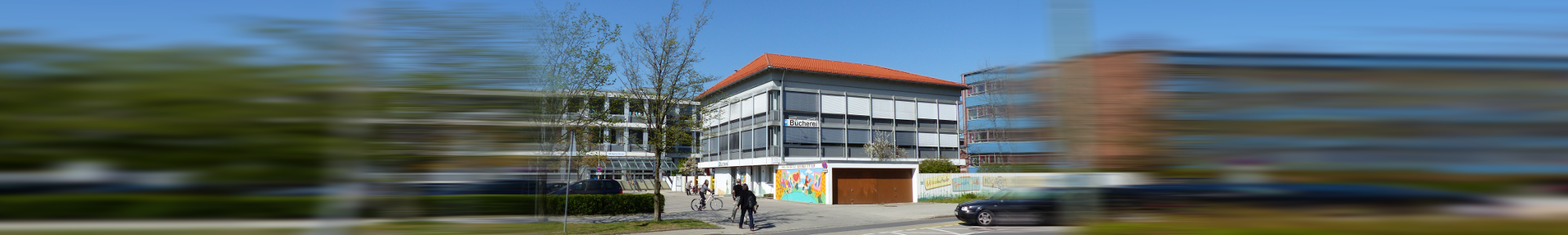
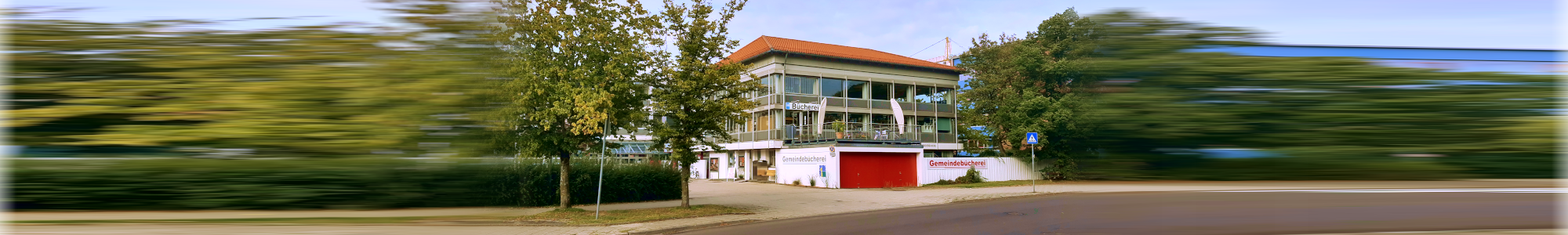
Two versions of the same layered image (1568 × 235). Layer-by-layer changes:
added layer "header.jpg #1" above "Bewegungsunschärfe rechts" over [left=453, top=0, right=1126, bottom=235]
added layer "Bewegungsunschärfe rechts" above "Bewegungsunschärfe links" over [left=966, top=0, right=1568, bottom=235]
renamed "header.jpg-Kopie #3" to "Bewegungsunschärfe links", painted on it, unmasked it over [left=0, top=0, right=1021, bottom=235]
removed layer "header.jpg-Kopie #1" over [left=0, top=0, right=1568, bottom=235]
removed layer "Ebene" over [left=0, top=0, right=1568, bottom=235]
painted on "header.jpg" over [left=445, top=0, right=1144, bottom=235]
